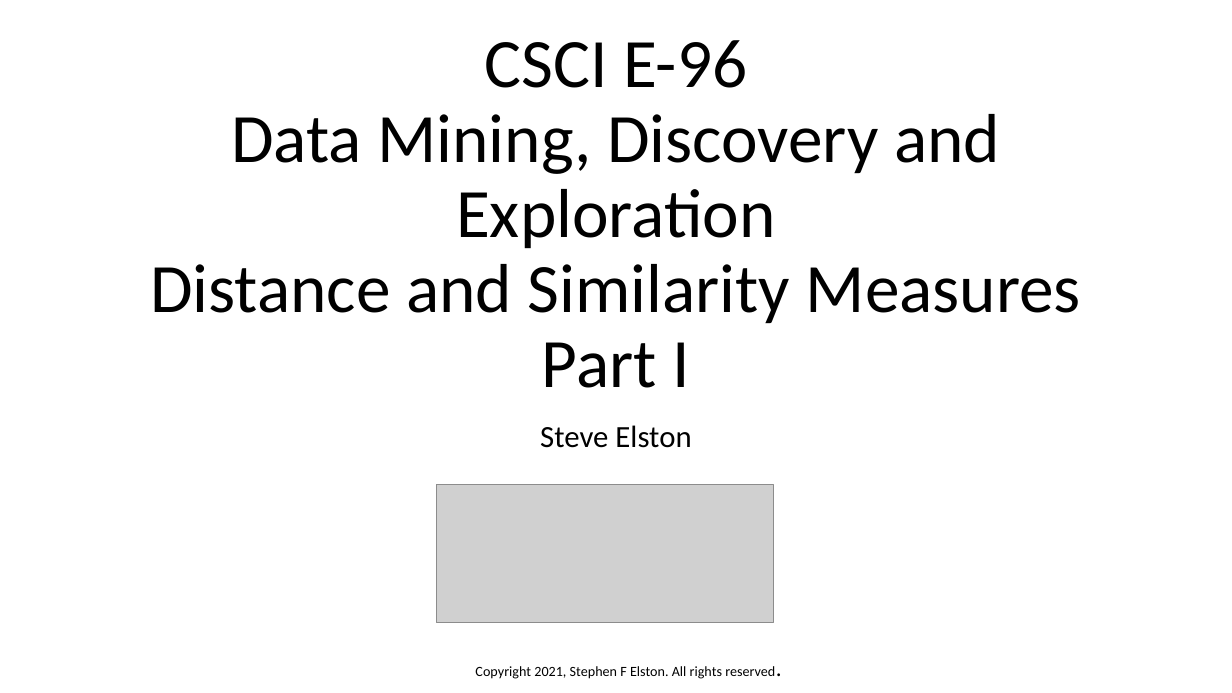
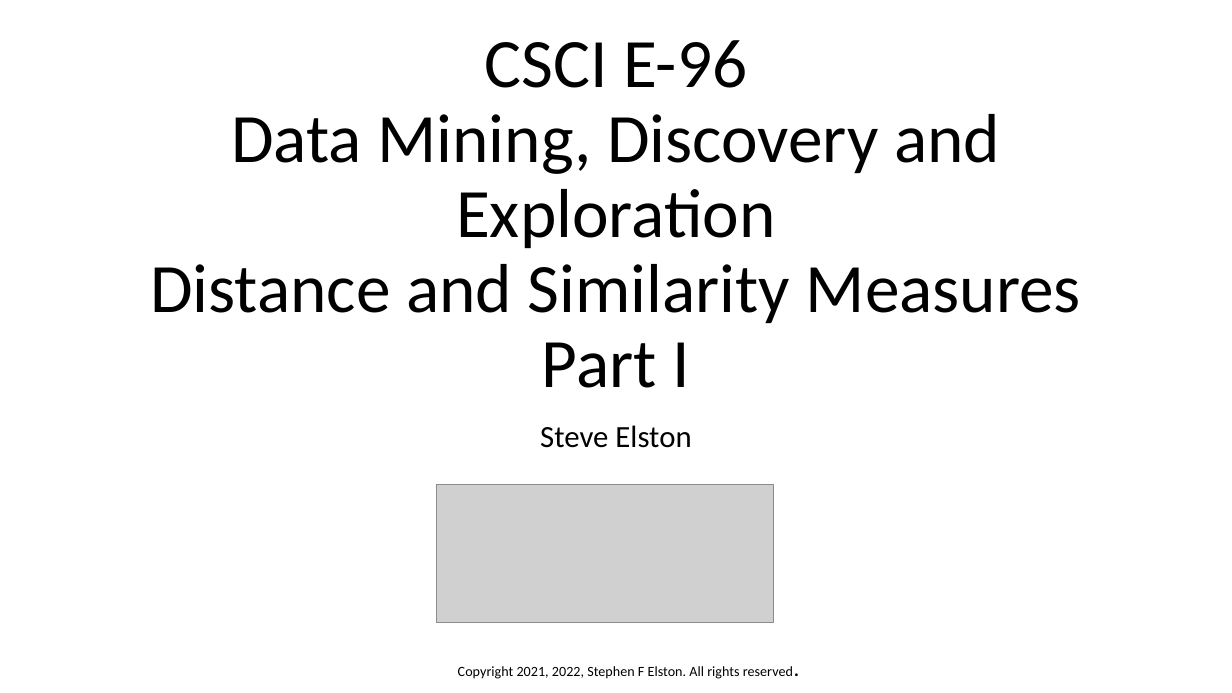
Before and after one commit to StephenElston/CSCI-E-108, a slide deck: slide 1 of slides/4_DistanceAndSimilarityMeasures_Part1.pptx. Drawn at 1232x693 pixels with LibreOffice and Linux fonts; fonts in the diff are those of the drawing; grey boxes stand for pictures. Boxes give left, top, right and bottom in pixels: in the first picture for what was removed or moved away, otherwise in the second. Text is boxed around its words. In the diff, an @@ line names an element or a change of style, - is before the commit and + after.

```diff
--- a/slides/4_DistanceAndSimilarityMeasures_Part1.pptx
+++ b/slides/4_DistanceAndSimilarityMeasures_Part1.pptx
@@ text at [458, 666, 793, 679]: text changed @@
-Copyright 2021, Stephen F Elston. All rights reserved.
+Copyright 2021, 2022, Stephen F Elston. All rights reserved.
```
Also in this commit, not shown: 30 slides removed, 1 other file.
